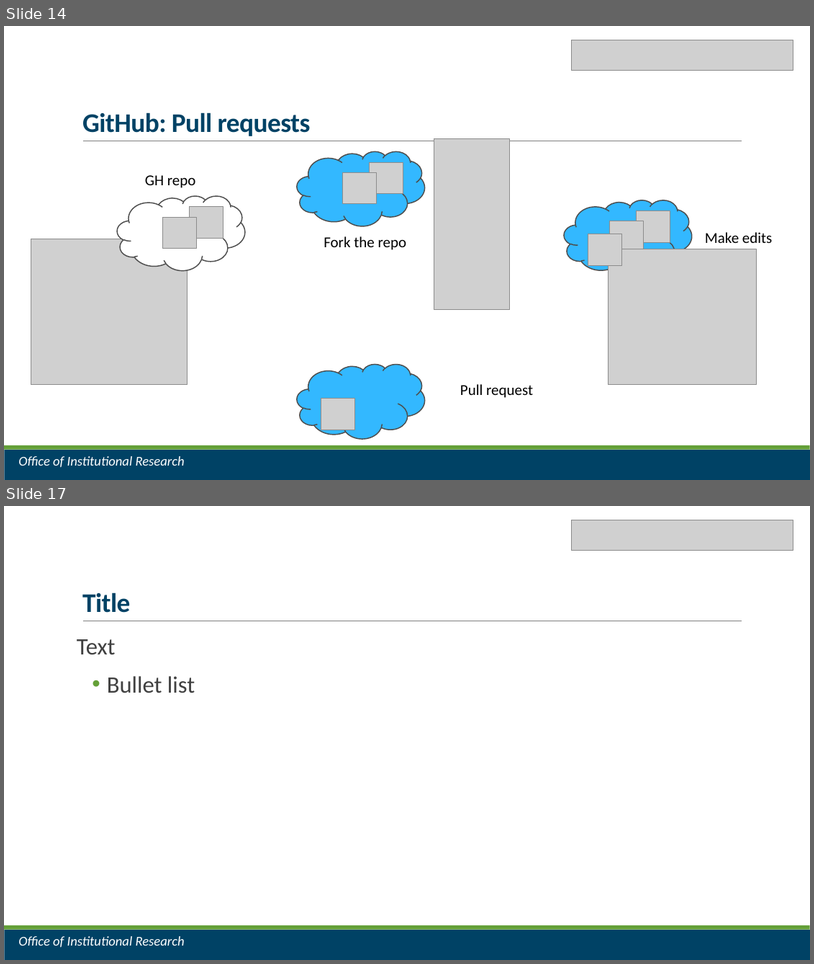
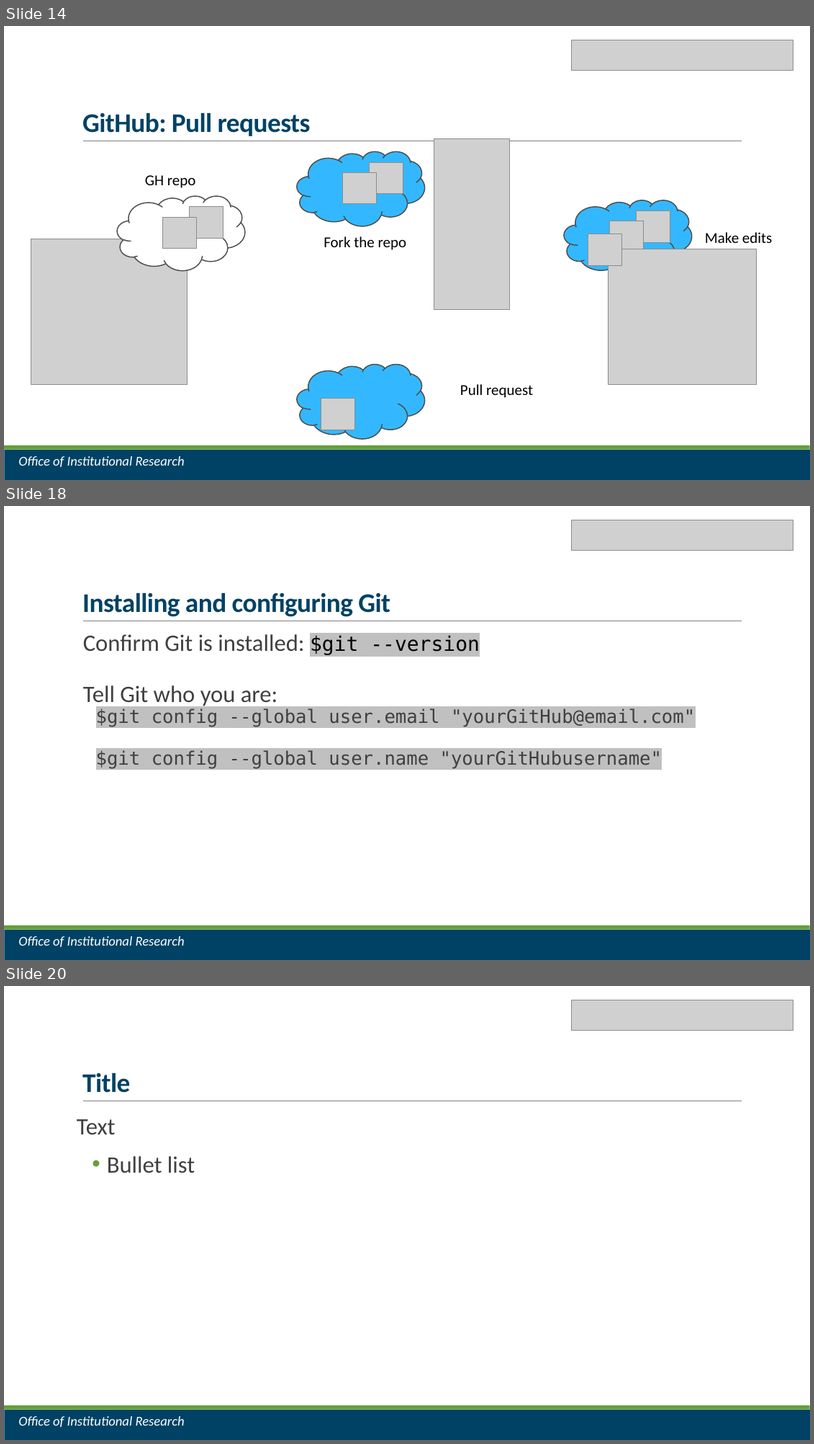
Before and after one commit to jrf1111/Do-You-Git-It-Now, a slide deck: Do You Git It Now.pptx. Shown one above the other, each under a label of ours: slides 14 and 17 before the commit, slides 14, 18 and 20 after it; the slides between them are not shown. The pictures are 814x964 and 814x1444 pixels, drawn with LibreOffice and Linux fonts; fonts in the diff are those of the drawing; grey boxes stand for pictures. Boxes give left, top, right and bottom in pixels: in the first picture for what was removed or moved away, otherwise in the second. Text is boxed around its words. In the diff, an @@ line names an element or a change of style, - is before the commit and + after.

Commit message:
add install and config section

```diff
--- a/Do You Git It Now.pptx
+++ b/Do You Git It Now.pptx
@@ slide 18 added at (x1=4, y1=506, x2=810, y2=960), background #FFFFFF; not listed: 3 template elements that a slide beside it also shows @@
@@ picture added at (x1=572, y1=520, x2=794, y2=550) @@
@@ title added at (x1=82, y1=592, x2=391, y2=617), 32 pt, text #004265, bold @@
+Installing and configuring Git
@@ text added at (x1=83, y1=634, x2=695, y2=769), 22 pt, text #404040 @@
+  Confirm Git is installed: $git --version
+  Tell Git who you are:
+  $git config --global user.email "yourGitHub@email.com"
+  $git config --global user.name "yourGitHubusername"
@@ text added at (x1=18, y1=936, x2=185, y2=947), 16 pt, text #FFFFFF, italic @@
+Office of Institutional Research
@@ what was slide 17 is now slide 20 @@
```
Also in this commit, not shown: 1 slide changed, 7 other slides added.
